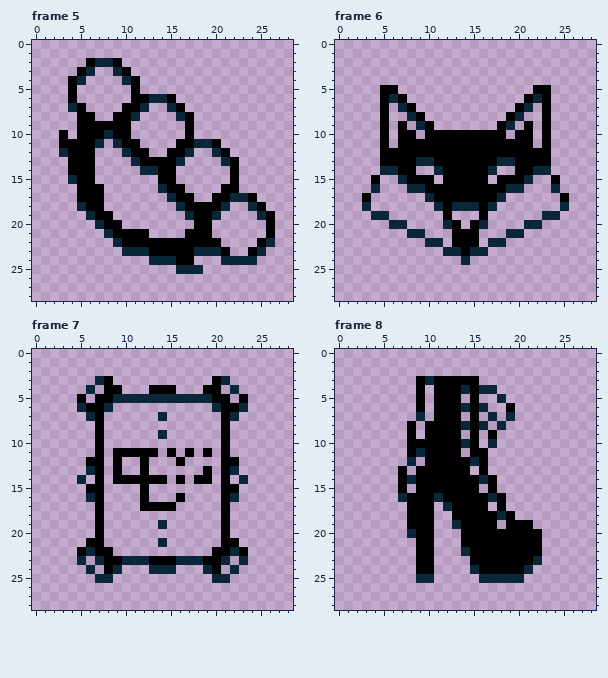
Edited in one commit: pixel-art file (Succubus/Sprites/Tattoos.aseprite). That is the earlier state.
29x29 pixels, 95 frames. Shown: frame 5, frame 6, frame 7, frame 8. The commit also changed other frames, which this record leaves out.
And afterwards:
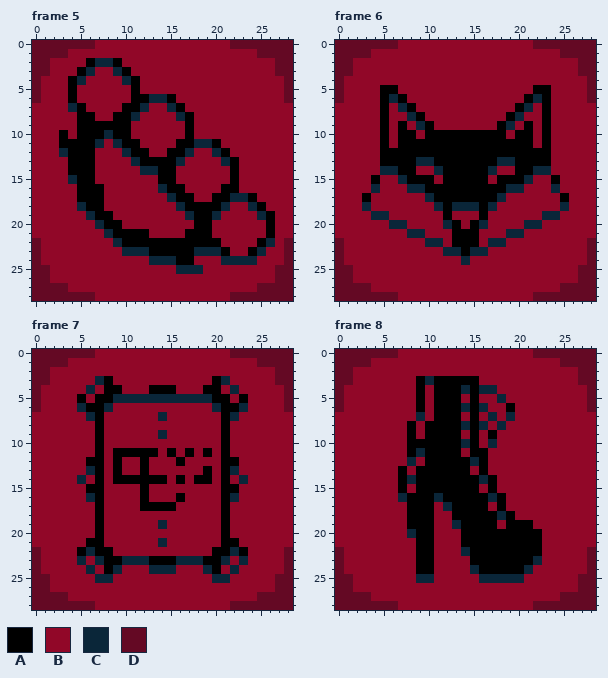
Palette (. is transparent): A #000000  B #910728  C #0a2639  D #640924
From old to new:
layer "Background" now shown
Changed rows in their new state; - is an unchanged pixel.
Frame 5, layer "Background":
first column x 0:
 0 DDDDDDDBBBBBBBBBBBBBBBDDDDDDD
 1 DDDDBBBBBBBBBBBBBBBBBBBBBDDDD
 2 DDBBBB----BBBBBBBBBBBBBBBBBDD
 3 DDBBB--BB--BBBBBBBBBBBBBBBBDD
 4 DBBB--BBBB--BBBBBBBBBBBBBBBBD
 5 DBBB-BBBBBB-BBBBBBBBBBBBBBBBD
 6 DBBB-BBBBBB-----BBBBBBBBBBBBD
 7 BBBB--BBBB---BB--BBBBBBBBBBBB
 8 BBBBB--BB---BBBB--BBBBBBBBBBB
 9 BBBBB------BBBBBB-BBBBBBBBBBB
10 BBB-B------BBBBBB-BBBBBBBBBBB
11 BBB-----B---BBBB-----BBBBBBBB
12 BBB----BBB---BB---BB--BBBBBBB
13 BBBB---BBBB------BBBB--BBBBBB
14 BBBB---BBBBB----BBBBBB-BBBBBB
15 BBBB---BBBBBBB--BBBBBB-BBBBBB
16 BBBBB---BBBBBB---BBBB--BBBBBB
17 BBBBB---BBBBBBB---BB-----BBBB
18 BBBBB---BBBBBBBB------BB--BBB
19 BBBBBB---BBBBBBBB----BBBB--BB
20 BBBBBBB---BBBBBBBB--BBBBBB-BB
21 BBBBBBBB-----BBBB---BBBBBB-BB
22 DBBBBBBBB------------BBBB--BD
23 DBBBBBBBBB------------BB--BBD
24 DBBBBBBBBBBBB-----BBB----BBBD
25 DDBBBBBBBBBBBBBB---BBBBBBBBDD
26 DDBBBBBBBBBBBBBBBBBBBBBBBBBDD
27 DDDDBBBBBBBBBBBBBBBBBBBBBDDDD
28 DDDDDDDBBBBBBBBBBBBBBBDDDDDDD
Frame 6, layer "Background":
first column x 0:
 0 DDDDDDDBBBBBBBBBBBBBBBDDDDDDD
 1 DDDDBBBBBBBBBBBBBBBBBBBBBDDDD
 2 DDBBBBBBBBBBBBBBBBBBBBBBBBBDD
 3 DDBBBBBBBBBBBBBBBBBBBBBBBBBDD
 4 DBBBBBBBBBBBBBBBBBBBBBBBBBBBD
 5 DBBBB--BBBBBBBBBBBBBBB--BBBBD
 6 DBBBB---BBBBBBBBBBBBB---BBBBD
 7 BBBBB-B--BBBBBBBBBBB--B-BBBBB
 8 BBBBB-BB--BBBBBBBBB--BB-BBBBB
 9 BBBBB-B-B--BBBBBBB--B-B-BBBBB
10 BBBBB-B--B---------B--B-BBBBB
11 BBBBB-B---------------B-BBBBB
12 BBBBB-------------------BBBBB
13 BBBBB-------------------BBBBB
14 BBBBB----BB-------BB----BBBBB
15 BBBB-BB----B-----B----BB-BBBB
16 BBBB-BBB-------------BBB-BBBB
17 BBB-BBBBBB---------BBBBBB-BBB
18 BBB-BBBBBBB-------BBBBBBB-BBB
19 BBBB--BBBBBB-BBB-BBBBBB--BBBB
20 BBBBBB--BBBB--B--BBBB--BBBBBB
21 BBBBBBBB--BBB---BBB--BBBBBBBB
22 DBBBBBBBBB--B---B--BBBBBBBBBD
23 DBBBBBBBBBBB-----BBBBBBBBBBBD
24 DBBBBBBBBBBBBB-BBBBBBBBBBBBBD
25 DDBBBBBBBBBBBBBBBBBBBBBBBBBDD
26 DDBBBBBBBBBBBBBBBBBBBBBBBBBDD
27 DDDDBBBBBBBBBBBBBBBBBBBBBDDDD
28 DDDDDDDBBBBBBBBBBBBBBBDDDDDDD
Frame 7, layer "Background":
first column x 0:
 0 DDDDDDDBBBBBBBBBBBBBBBDDDDDDD
 1 DDDDBBBBBBBBBBBBBBBBBBBBBDDDD
 2 DDBBBBBBBBBBBBBBBBBBBBBBBBBDD
 3 DDBBBBB--BBBBBBBBBBB--BBBBBDD
 4 DBBBBB-B--BBB---BBB--B-BBBBBD
 5 DBBBB-B---------------B-BBBBD
 6 DBBBB----BBBBBBBBBBB----BBBBD
 7 BBBBBB--BBBBBB-BBBBBB--BBBBBB
 8 BBBBBBB-BBBBBBBBBBBBB-BBBBBBB
 9 BBBBBBB-BBBBBB-BBBBBB-BBBBBBB
10 BBBBBBB-BBBBBBBBBBBBB-BBBBBBB
11 BBBBBBB-B-----B-B-B-B-BBBBBBB
12 BBBBBB--B-BB-BBB-BBBB--BBBBBB
13 BBBBBB--B-BB-BBBBBB-B--BBBBBB
14 BBBBB-B-B------B-B--B-B-BBBBB
15 BBBBBB--BBBB-BBBBBBBB--BBBBBB
16 BBBBBB--BBBB-BBB-BBBB--BBBBBB
17 BBBBBBB-BBBB----BBBBB-BBBBBBB
18 BBBBBBB-BBBBBBBBBBBBB-BBBBBBB
19 BBBBBBB-BBBBBB-BBBBBB-BBBBBBB
20 BBBBBBB-BBBBBBBBBBBBB-BBBBBBB
21 BBBBBB--BBBBBB-BBBBBB--BBBBBB
22 DBBBB----BBBBBBBBBBB----BBBBD
23 DBBBB-B---------------B-BBBBD
24 DBBBBB-B--BBB---BBB--B-BBBBBD
25 DDBBBBB--BBBBBBBBBBB--BBBBBDD
26 DDBBBBBBBBBBBBBBBBBBBBBBBBBDD
27 DDDDBBBBBBBBBBBBBBBBBBBBBDDDD
28 DDDDDDDBBBBBBBBBBBBBBBDDDDDDD
Frame 8, layer "Background":
first column x 0:
 0 DDDDDDDBBBBBBBBBBBBBBBDDDDDDD
 1 DDDDBBBBBBBBBBBBBBBBBBBBBDDDD
 2 DDBBBBBBBBBBBBBBBBBBBBBBBBBDD
 3 DDBBBBBBB-------BBBBBBBBBBBDD
 4 DBBBBBBBB-B-------BBBBBBBBBBD
 5 DBBBBBBBB-B---B-BB-BBBBBBBBBD
 6 DBBBBBBBB-B------BB-BBBBBBBBD
 7 BBBBBBBBB-B---B-B-B-BBBBBBBBB
 8 BBBBBBBB-B-------B-BBBBBBBBBB
 9 BBBBBBBB-B----B-B-BBBBBBBBBBB
10 BBBBBBBB--------B-BBBBBBBBBBB
11 BBBBBBBB------B--BBBBBBBBBBBB
12 BBBBBBBB-B-------BBBBBBBBBBBB
13 BBBBBBB-B------B-BBBBBBBBBBBB
14 BBBBBBB-----------BBBBBBBBBBB
15 BBBBBBB-B-------B-BBBBBBBBBBB
16 BBBBBBB------------BBBBBBBBBB
17 BBBBBBBB---B-----B-BBBBBBBBBB
18 BBBBBBBB---BB-------BBBBBBBBB
19 BBBBBBBB---BB-----B---BBBBBBB
20 BBBBBBBB---BBB---------BBBBBB
21 BBBBBBBBB--BBB---------BBBBBB
22 DBBBBBBBB--BBB---------BBBBBD
23 DBBBBBBBB--BBBB--------BBBBBD
24 DBBBBBBBB--BBBB-------BBBBBBD
25 DDBBBBBBB--BBBBB-----BBBBBBDD
26 DDBBBBBBBBBBBBBBBBBBBBBBBBBDD
27 DDDDBBBBBBBBBBBBBBBBBBBBBDDDD
28 DDDDDDDBBBBBBBBBBBBBBBDDDDDDD
Boxes around the changes in both pictures, in picture pixels (x1, y1, x2, y2):
added: (32, 40, 293, 301)
added: (335, 40, 596, 301)
added: (32, 349, 293, 610)
added: (335, 349, 596, 610)
